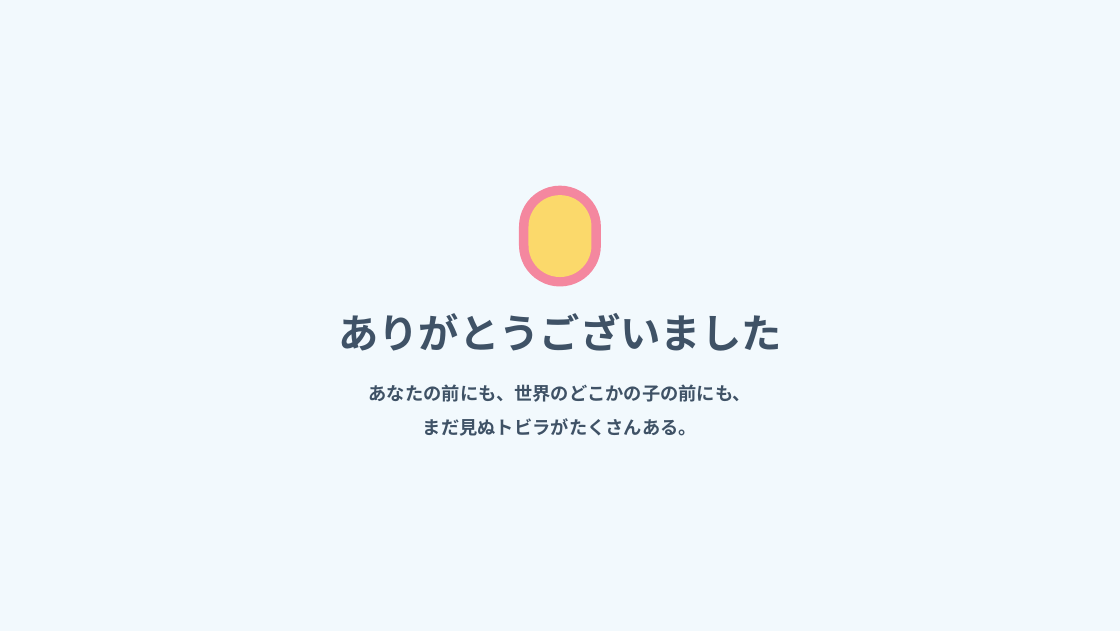
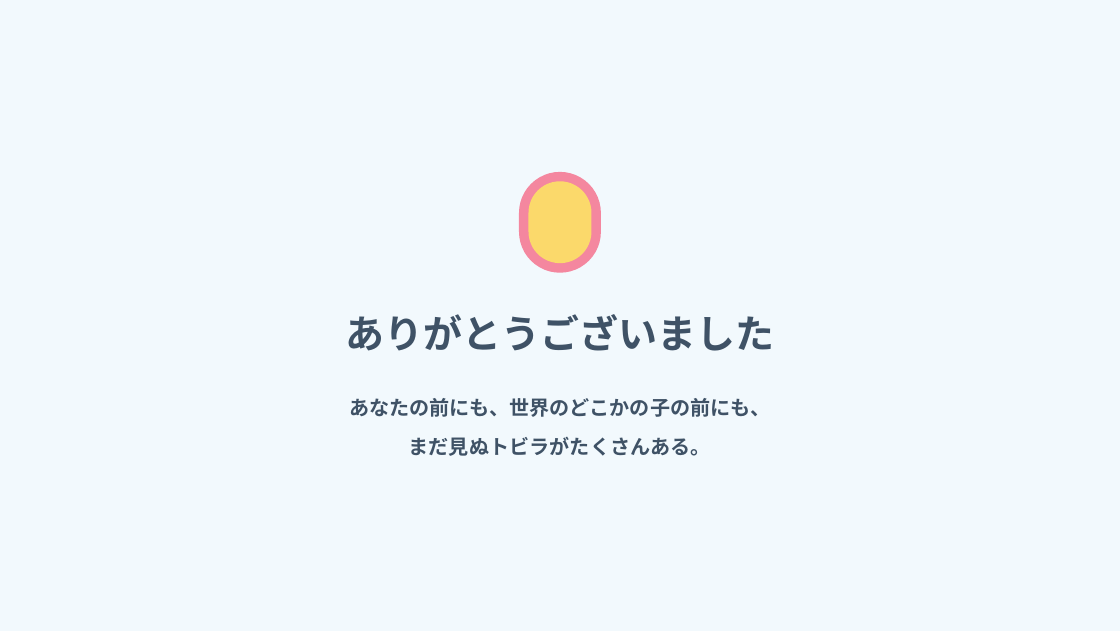
Before and after one commit to arico1101/door-world-short-online, a slide deck: slide 22 of slides.pptx (slide 28 before the commit). Drawn at 1120x631 pixels with LibreOffice and Linux fonts; fonts in the diff are those of the drawing. Boxes give left, top, right and bottom in pixels: in the first picture for what was removed or moved away, otherwise in the second. Text is boxed around its words. In the diff, an @@ line names an element or a change of style, - is before the commit and + after.

```diff
--- a/slides.pptx
+++ b/slides.pptx
@@ rounded rectangle moved from (x1=519, y1=186, x2=601, y2=287) to (x1=519, y1=172, x2=601, y2=273) @@
@@ rounded rectangle moved from (x1=529, y1=195, x2=591, y2=277) to (x1=529, y1=181, x2=591, y2=264) @@
@@ text "ありがとうございました" at (x1=345, y1=314, x2=775, y2=351): size 38.9 to 37.7 pt; line spacing 54.4pt to 56.5pt @@
@@ text "あなたの前にも、世界のどこかの子の前にも、" moved from (x1=369, y1=384, x2=751, y2=436) to (x1=349, y1=398, x2=770, y2=456) @@
@@ text "あなたの前にも、世界のどこかの子の前にも、" at (x1=349, y1=398, x2=770, y2=456): size 17.6 to 19.4 pt; line spacing 32.6pt to 36.9pt @@
```
Also in this commit, not shown: 12 other slides changed, 9 slides added, 15 slides removed, 11 other files.
